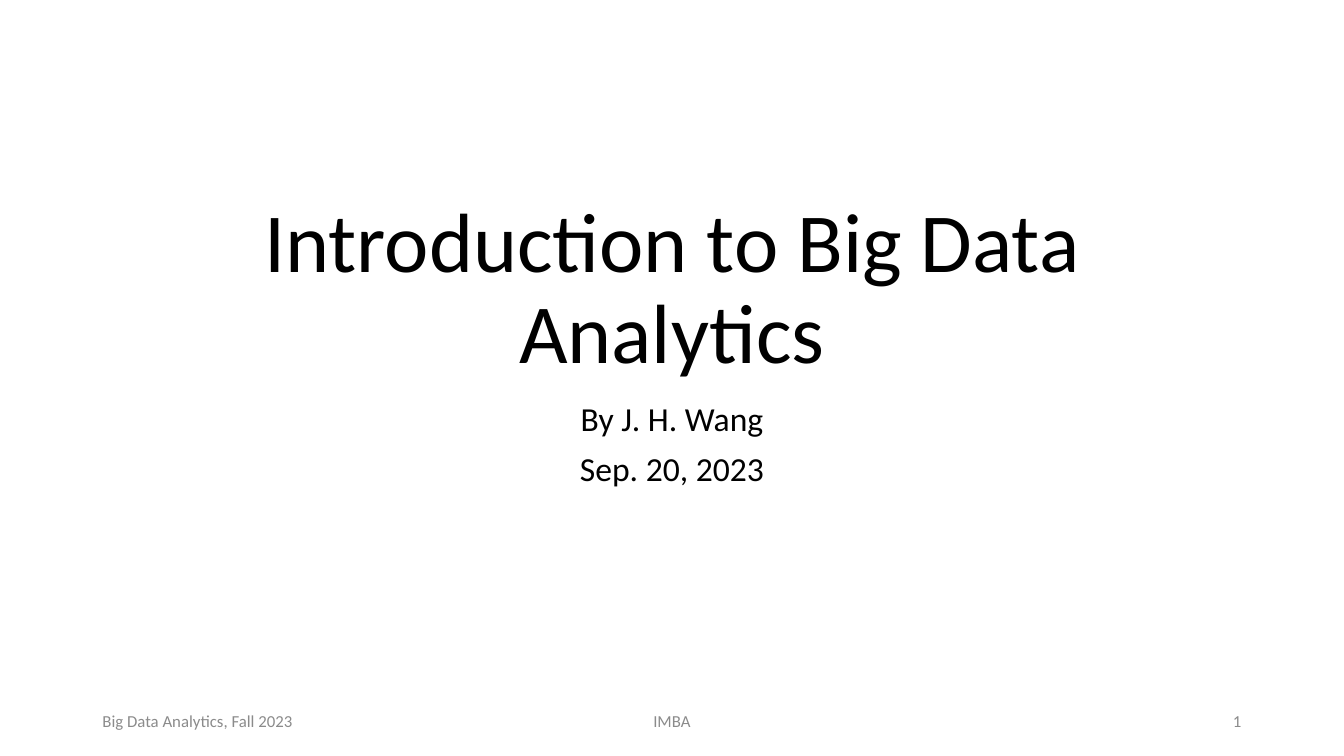
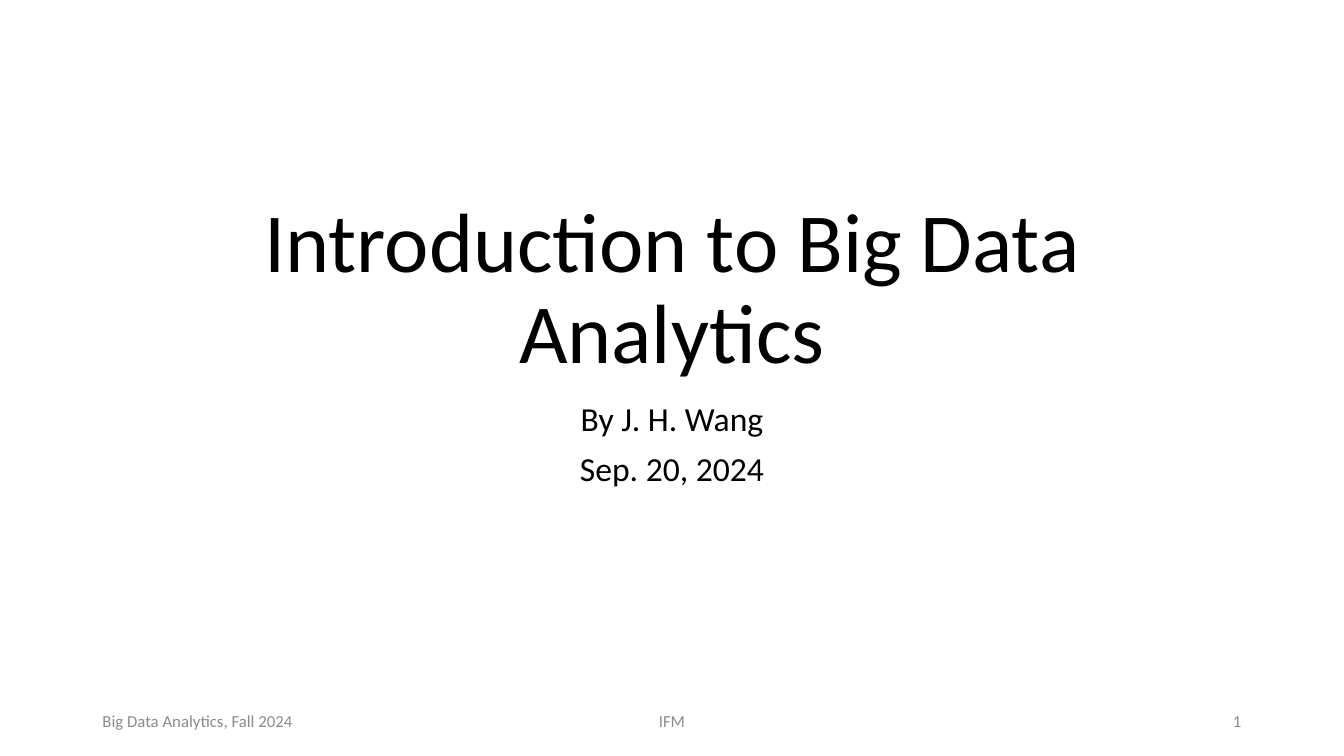
Before and after one commit to chriswjh/chriswjh.github.io, a slide deck: slide 1 of BDA_IFM/01-Introduction.pptx. Drawn at 1344x756 pixels with LibreOffice and Linux fonts; fonts in the diff are those of the drawing. Boxes give left, top, right and bottom in pixels: in the first picture for what was removed or moved away, otherwise in the second. Text is boxed around its words. In the diff, an @@ line names an element or a change of style, - is before the commit and + after.

Commit message:
Files updated

```diff
--- a/BDA_IFM/01-Introduction.pptx
+++ b/BDA_IFM/01-Introduction.pptx
@@ subtitle at (x1=580, y1=459, x2=764, y2=487): text changed @@
-Sep. 20, 2023
+Sep. 20, 2024
@@ text at (x1=102, y1=715, x2=292, y2=730): text changed @@
-Big Data Analytics, Fall 2023
+Big Data Analytics, Fall 2024
@@ text at (x1=659, y1=716, x2=685, y2=727): text changed @@
-IMBA
+IFM
```
Also in this commit, not shown: 38 other slides changed.
